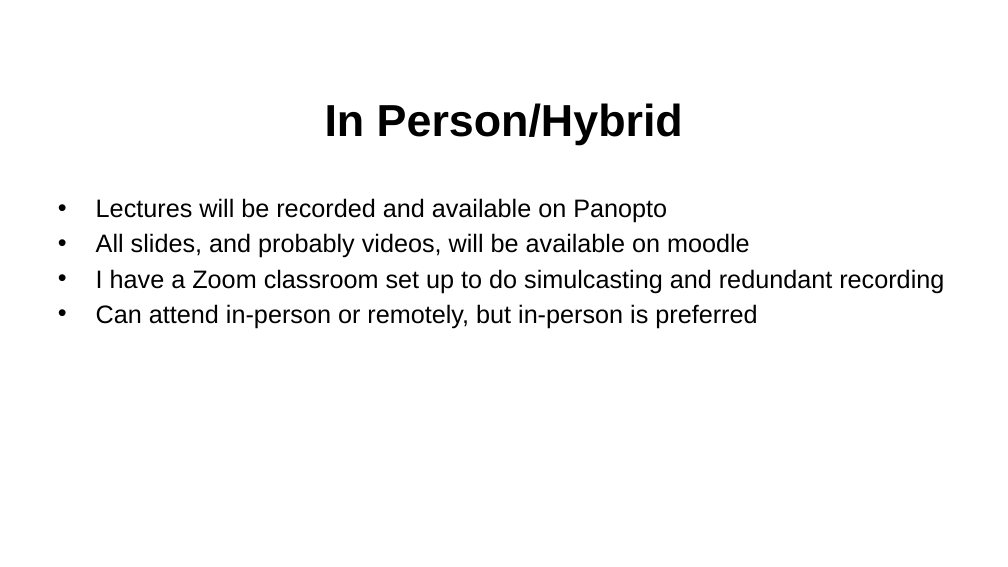
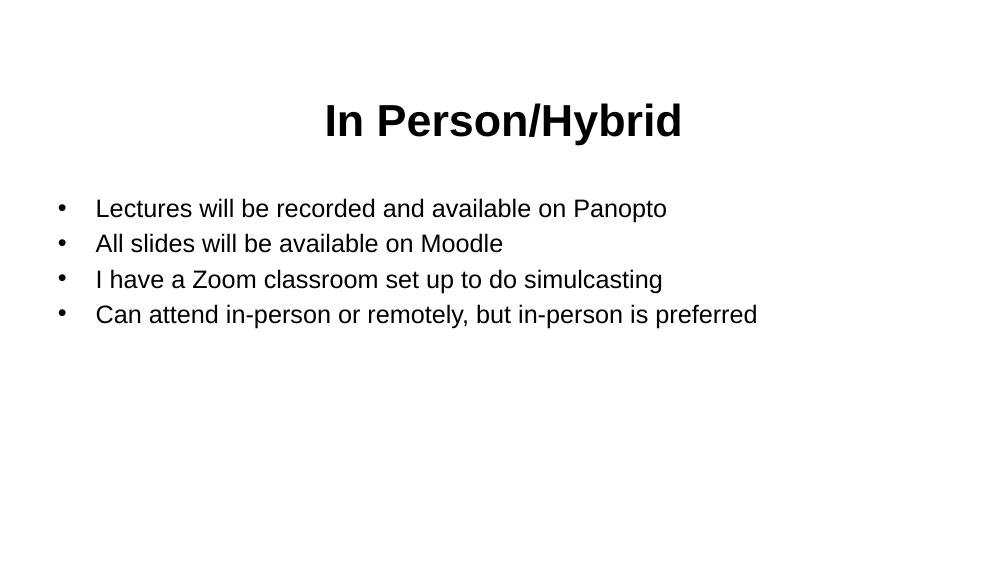
Before and after one commit to benbeeler/TEACHING, a slide deck: slide 3 of Advanced Reactor Materials/Fall2025/Lec1_intro.pptx. Drawn at 1008x567 pixels with LibreOffice and Linux fonts; fonts in the diff are those of the drawing; background and template pictures are left out. Boxes give left, top, right and bottom in pixels: in the first picture for what was removed or moved away, otherwise in the second. Text is boxed around its words. In the diff, an @@ line names an element or a change of style, - is before the commit and + after.

```diff
--- a/Advanced Reactor Materials/Fall2025/Lec1_intro.pptx
+++ b/Advanced Reactor Materials/Fall2025/Lec1_intro.pptx
@@ text at box(96, 233, 663, 293): text changed @@
-• All slides, and probably videos, will be available on moodle
-• I have a Zoom classroom set up to do simulcasting and redundant recording
+• All slides will be available on Moodle
+• I have a Zoom classroom set up to do simulcasting
```
Also in this commit, not shown: 2 other slides changed.
